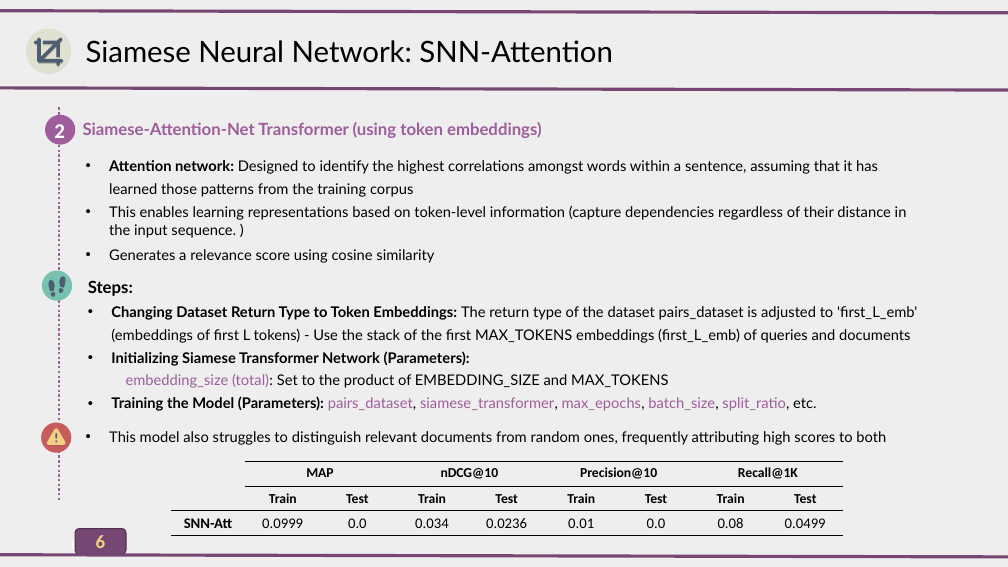
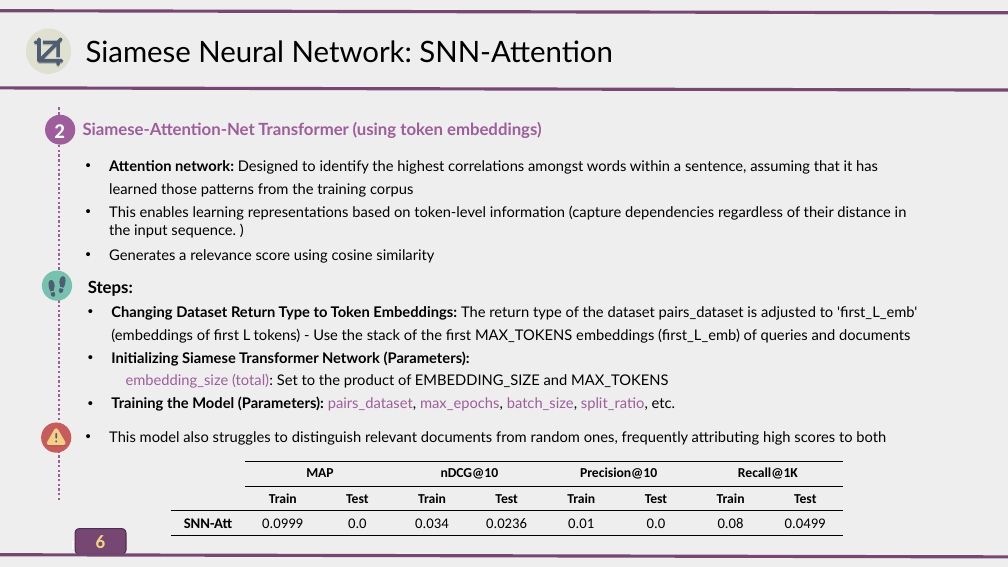
Before and after one commit to AlirezaAccelerates/IR_DSI_project, a slide deck: slide 6 of D/[P] Information Retrieval Project.pptx. Drawn at 1008x567 pixels with LibreOffice and Linux fonts; fonts in the diff are those of the drawing. Boxes give left, top, right and bottom in pixels: in the first picture for what was removed or moved away, otherwise in the second. Text is boxed around its words. In the diff, an @@ line names an element or a change of style, - is before the commit and + after.

```diff
--- a/D/[P] Information Retrieval Project.pptx
+++ b/D/[P] Information Retrieval Project.pptx
@@ text at (111, 396, 675, 411): text changed @@
-• Training the Model (Parameters): pairs_dataset, siamese_transformer, max_epochs, batch_size, split_ratio, etc.
+• Training the Model (Parameters): pairs_dataset, max_epochs, batch_size, split_ratio, etc.
```
Also in this commit, not shown: 7 other slides changed, 1 slide added, 1 other file.
